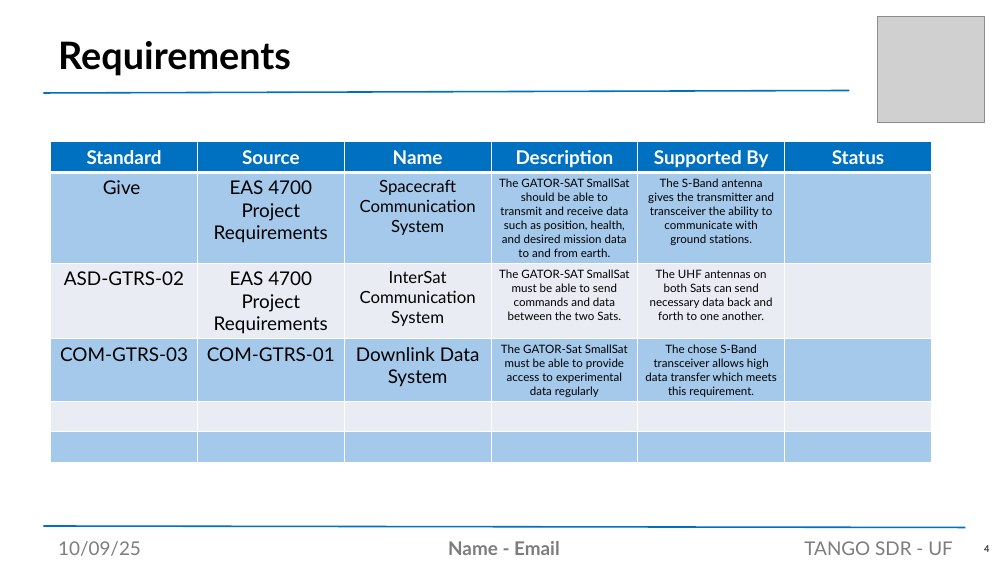
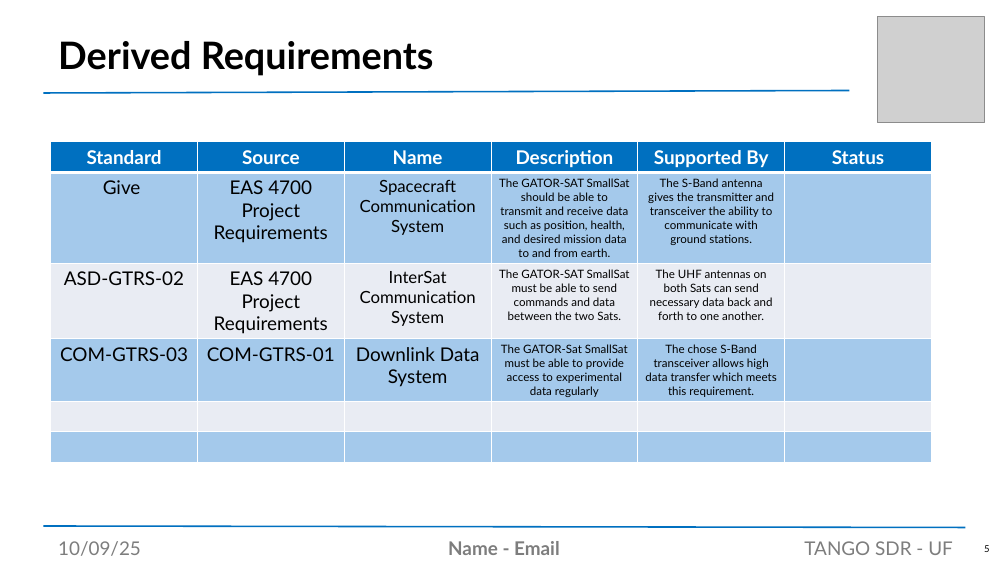
Before and after one commit to noahtouchton/School, a slide deck: slide 5 of Fall 2025/Aero Design 1/PowerPoint/SDR Presentation Template.pptx (slide 4 before the commit). Drawn at 1008x567 pixels with LibreOffice and Linux fonts; fonts in the diff are those of the drawing; grey boxes stand for pictures. Boxes give left, top, right and bottom in pixels: in the first picture for what was removed or moved away, otherwise in the second. Text is boxed around its words. In the diff, an @@ line names an element or a change of style, - is before the commit and + after.

```diff
--- a/Fall 2025/Aero Design 1/PowerPoint/SDR Presentation Template.pptx
+++ b/Fall 2025/Aero Design 1/PowerPoint/SDR Presentation Template.pptx
@@ title at (58,41,434,76): text changed @@
-Requirements
+Derived Requirements
@@ page number at (984,545,989,552): text changed @@
-4
+5
```
Also in this commit, not shown: 1 other slide changed, 5 other files.
